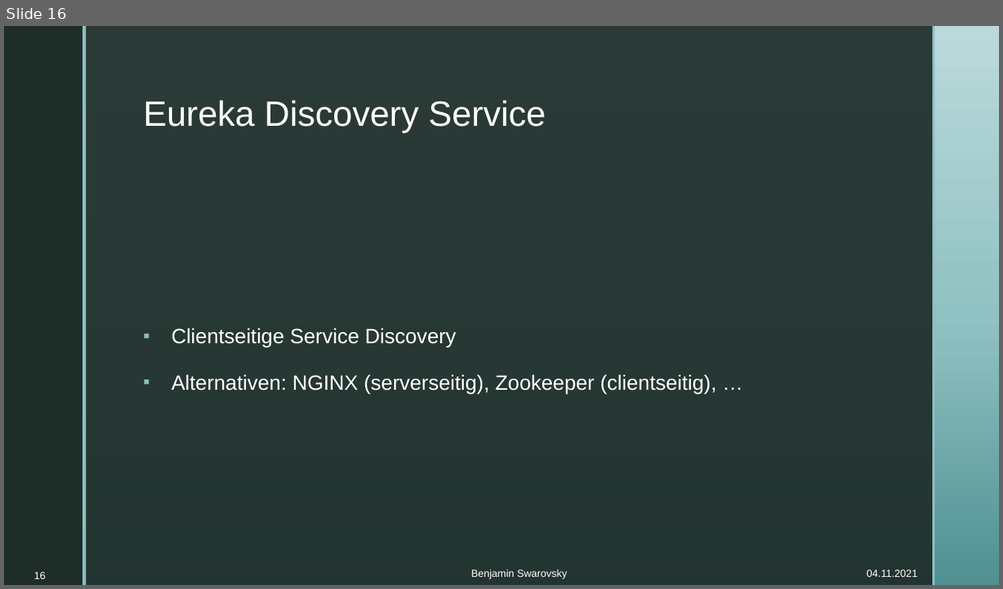
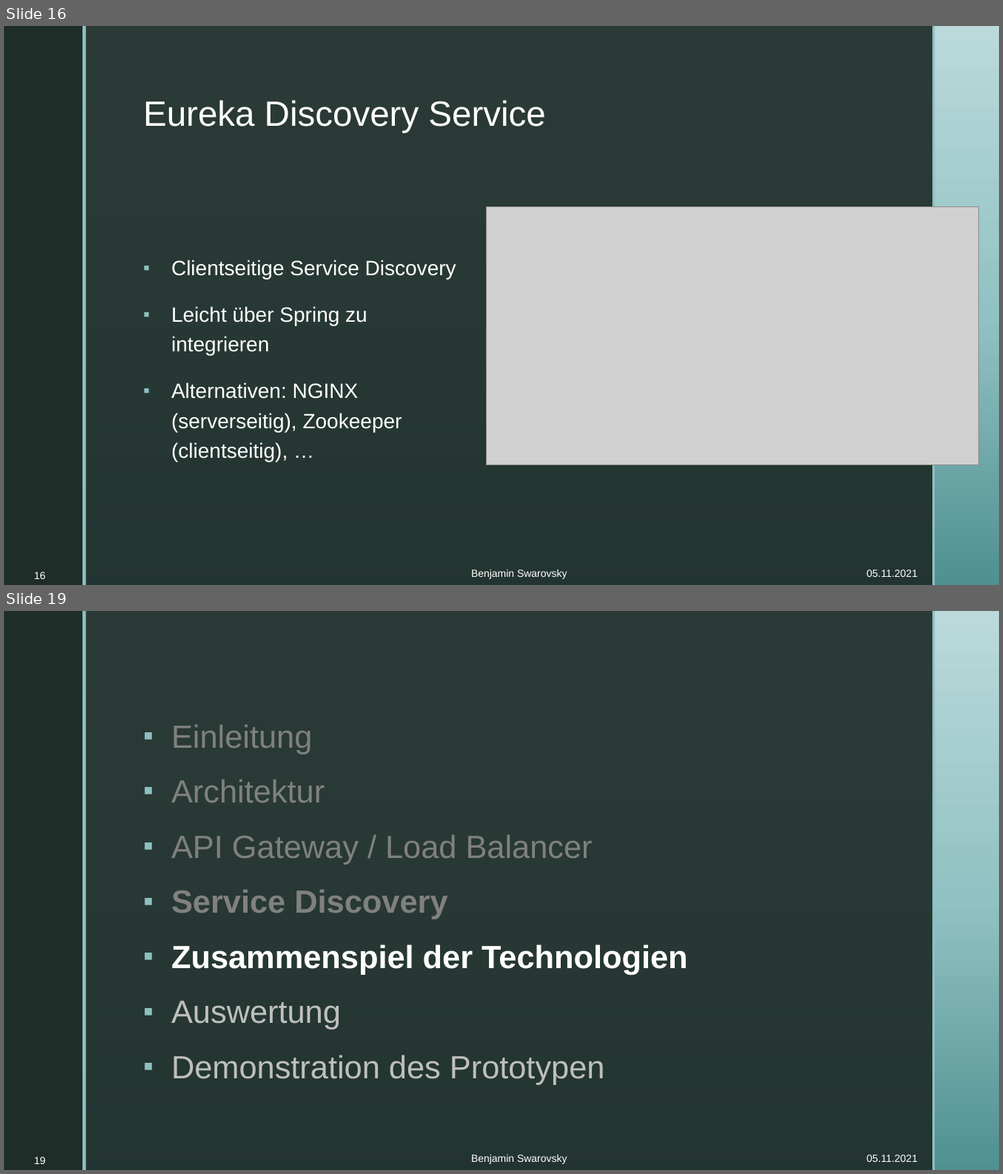
Before and after one commit to BenjaminS01/Abschluss, a slide deck: Vortrag.pptx. Shown one above the other, each under a label of ours: slide 16 before the commit, slides 16 and 19 after it; the slides between them are not shown. The pictures are 1003x589 and 1003x1174 pixels, drawn with LibreOffice and Linux fonts; fonts in the diff are those of the drawing; grey boxes stand for pictures; background and template pictures are left out. Boxes give left, top, right and bottom in pixels: in the first picture for what was removed or moved away, otherwise in the second. Text is boxed around its words. In the diff, an @@ line names an element or a change of style, - is before the commit and + after.

```diff
--- a/Vortrag.pptx
+++ b/Vortrag.pptx
@@ slide 19 added at box(4, 611, 999, 1170), background picture (left out); not listed: 4 template elements that a slide beside it also shows @@
@@ text added at box(171, 780, 688, 1085), 31 pt, text #808080 @@
+▪ Einleitung
+▪ Architektur
+▪ API Gateway / Load Balancer
+▪ Service Discovery
+▪ Zusammenspiel der Technologien
+▪ Auswertung
+▪ Demonstration des Prototypen
@@ page number added at box(34, 1157, 46, 1165), 10 pt, text #FFFFFF @@
+19
@@ text added at box(471, 1155, 566, 1165), 10 pt, text #FFFFFF @@
+Benjamin Swarovsky
@@ text added at box(866, 1155, 917, 1162), 10 pt, text #FFFFFF @@
+05.11.2021
@@ slide 16 changed as well @@
@@ picture added at box(486, 207, 979, 465) @@
@@ text at box(171, 306, 367, 356): paragraph added @@
+▪ Leicht über Spring zu integrieren
@@ text at box(866, 570, 917, 577): text changed @@
-04.11.2021
+05.11.2021
```
Also in this commit, not shown: 14 other slides changed, 8 other slides added, 2 other files.
